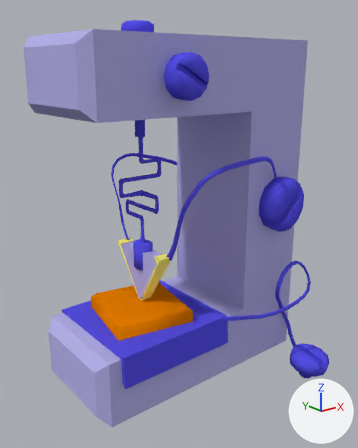
One commit to the Blender file transistormuseum/Assets/models/1947_first_transistor.blend: the scene before it, then after it.
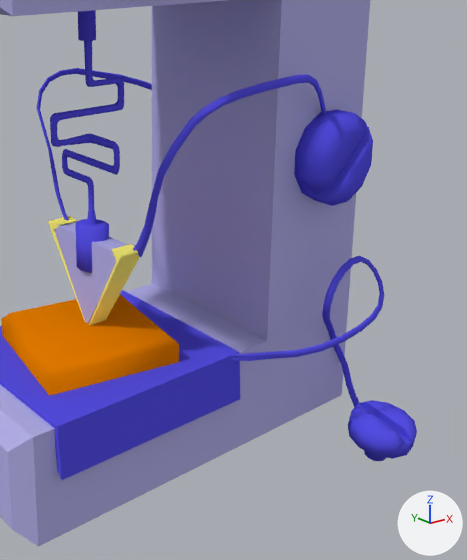
Old and new are each drawn whole from a 50 mm camera at (-4.47, -4.78, 1.78) aimed at (-0.78, -0.17, -0.06) and again close up on the part from 25% to 100% of the width and 25% to 97% of the height. Every picture has the same lights, and +X, +Y and +Z are marked at lower right.

Before the edit, the objects in view are built like this:
```python
me_cube_004 = bpy.data.meshes.new('Cube.004')
me_cube_004.from_pydata(...)  # 1418 vertices, 1134 faces; spans x -2.28..1.0, y -1.53..0.95, z -2.27..2.27
# faces by material slot: [31, 1050, 44, 9]
me_cube_004.materials.append(mat_glass)  # blue #b3b0e7
me_cube_004.materials.append(mat_metaldark)  # blue #5750e7
me_cube_004.materials.append(mat_metal2)  # yellow #fff676
me_cube_004.materials.append(mat_metal3)  # orange #e77e00
ob_1947_first_transistor = bpy.data.objects.new('1947_first_transistor', me_cube_004)
ob_1947_first_transistor.location = (0.0, 0.0, 0.0)
```
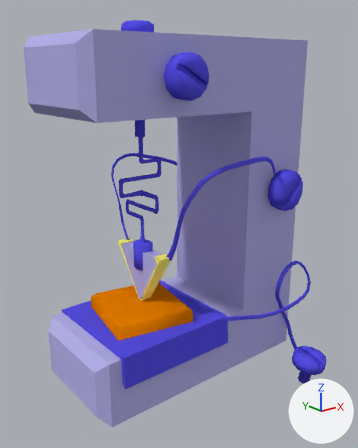
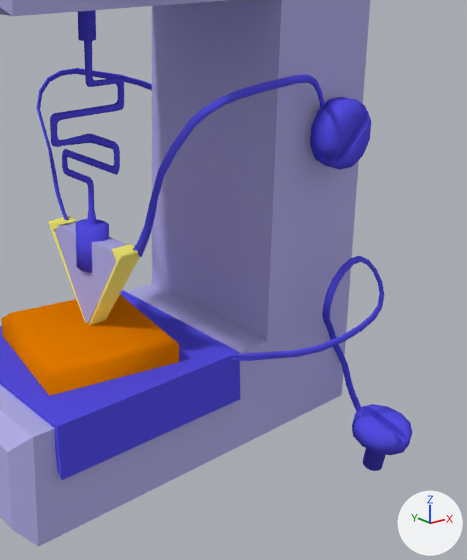
What the commit changed:
me_cube_004 is used by ob_1947_first_transistor; location (0.0, 0.0, 0.0).
me_cube_004 had 1418 vertices, 1134 faces and spanned x -2.28..1.0, y -1.53..0.95, z -2.27..2.27.
me_cube_004 now has 1406 vertices, 1132 faces and spans x -2.28..1.0, y -1.5..0.96, z -2.37..2.27.
me_cube_004 part 1: the loose piece of 46 vertices spanning x 0.09..0.77, y -0.93..-0.67, z -0.22..0.46 is scaled about its middle by 0.738, then moved by (0.0, -0.05, 0.19).
me_cube_004 part 2: the loose piece of 70 vertices spanning x 0.36..0.87, y -1.53..-1.0, z -2.27..-1.86 is rebuilt with 70 vertices and now spans x 0.39..0.84, y -1.5..-1.04, z -2.37..-1.88.

Pixel boxes (x1, y1, x2, y2) of what changed, in the close-ups (467 x 560 px; the box of a moved part takes in the faces that stretch with it):
'1947_first_transistor', reshaped
    before: (0, 0, 417, 547)
    after: (0, 0, 412, 547)
part 1 of me_cube_004, moved or reshaped
    before: (294, 109, 373, 206)
    after: (310, 97, 371, 170)
part 2 of me_cube_004, rebuilt (13% narrower, 8% taller)
    before: (348, 400, 417, 462)
    after: (352, 404, 412, 471)
